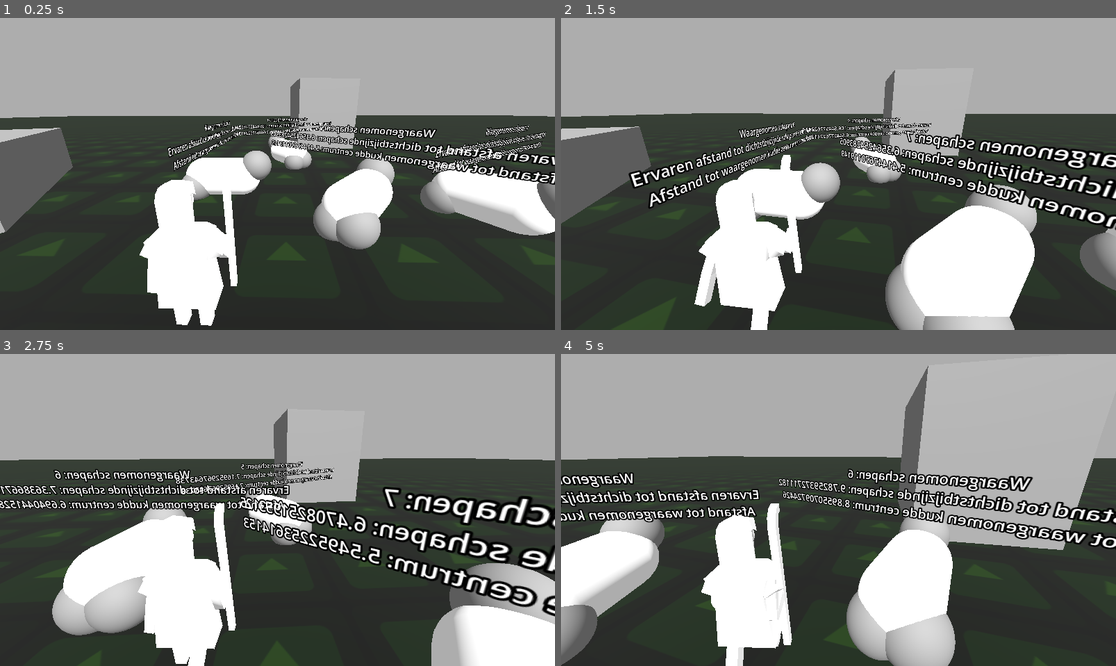
Above: before the commit, frames 1-4 (two rows, left to right).
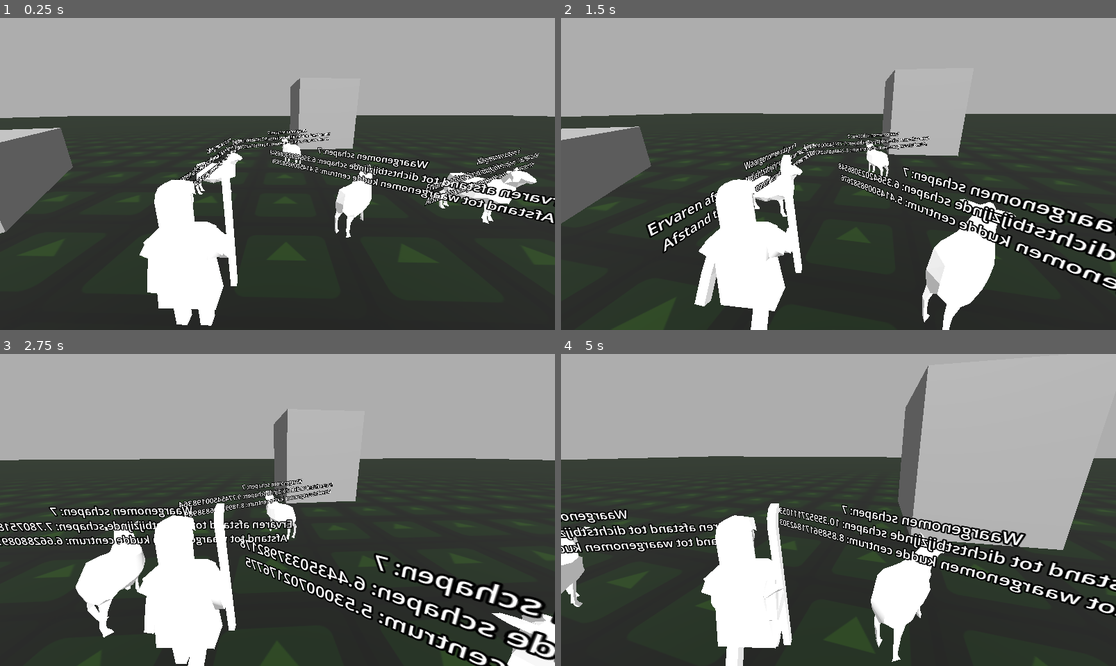
Above: after the commit, the same moments.

Repository: StudioZonnevang/Herda
Game: Godot game, scene res://Environments/veld.tscn
Two runs of this game, one before a commit and one after it. Both use one fixed random seed, a clock stepped at 60 frames per second and the inputs below. The engine's default icon, where the game draws it, is replaced by a stand-in: a white triangle on a blue panel in a dark square.
Inputs (mouse positions are in pixels of both pictures, inside the frame that each line leads up to):
- Up to frame 1 (0.25 s): no input
- Up to frame 2 (1.5 s): tap Enter at 0.5 s; move the mouse to (866, 174) at 0.52 s; hold W (walk forward) from 0.53 s (still down); click (866, 174) at 0.6 s; move the mouse to (810, 174) at 1.27 s; click (810, 174) at 1.35 s
- Up to frame 3 (2.75 s): keep holding W (walk forward); move the mouse to (288, 503) at 2.02 s; click (288, 503) at 2.1 s
- Up to frame 4 (5 s): keep holding W (walk forward); move the mouse to (832, 516) at 2.77 s; click (832, 516) at 2.85 s; move the mouse to (877, 513) at 3.52 s; click (877, 513) at 3.6 s; move the mouse to (794, 506) at 4.27 s; click (794, 506) at 4.35 s

The runs differ from the first frame. In frame 1, 12% of the frame differs, in the area x 30-100%, y 31-75%; in frame 2, 19%; in frame 3, 23%, in the area x 0-100%, y 34-100%; in frame 4, 21%.

Commit message:
schaap model en animatie, kleine voeding update

Diff:
--- a/herda-godot/Code/Scripts/schaap.gd
+++ b/herda-godot/Code/Scripts/schaap.gd
@@ -6,18 +6,23 @@
 @export var cam: Camera3D
 @export var debug_label : Label3D
 var debug_text = []
+var debug_sphere : MeshInstance3D
 
 @onready var body : MeshInstance3D = find_child("Body")
 
 ### Schaap movement ###
+var animation_tree: AnimationTree
 var speed : float
+var looking_direction: float
 @export var max_speed : float = 30
 @export var turn_speed : float = 1
+@export var head_turn_speed: float = 3
 @export var schaap_acceleration: float = 1
 
 @export var minimum_behoefte: float = 0.01
 
 @export var honger_increment: float = 0.001 # 0.001 = 0.1% per second
+var maag1 = 0 #part of temporary eating logic
 
 @export var behoefte_persoonlijke_ruimte_falloff: float = 0.5
 @export var irritatie_afstanden = {
@@ -39,6 +44,8 @@
 ### Schaap eigenschap ###
 enum kudde_staat {bewegend, rust}
 enum sekse {jonge_ooi, volwassen_ooi, jonge_ram, volwassen_ram}
+enum animation_state {idle, verplaatsing, grazend}
+var my_animation_state = animation_state.idle
 var waargenomen_kudde_staat = kudde_staat.rust
 var gebroken : bool
 var wolligheid : float
@@ -56,8 +63,17 @@
 func _ready() -> void:
 	if(herder_scene != null):
 		mijn_herder = herder_scene.find_child("herder")
+	animation_tree = find_child("schaap animation tree")
+
+	if debug_mode and cam != null:
+		debug_sphere = get_parent().get_parent().find_child("Debug_sphere")
 
 func _physics_process(delta: float) -> void:
+	animation_tree.set("parameters/walking/move speed/scale", velocity.length() * 2.0) #SCHAAP MOVES 0.5M in 32 FRAMES! IE  ONE FULL WALK CYCLE
+	if(velocity.length() < 0.05):
+		velocity = Vector3(0,0,0)
+		return
+	my_animation_state = animation_state.verplaatsing
 	move_and_slide()
 
 # Called every frame. 'delta' is the elapsed time since the previous frame.
@@ -69,14 +85,19 @@
 	update_behoefte_persoonlijke_ruimte()
 	update_behoefte_gezelligheid()
 
+	if debug_mode:
+		update_debug_panel()
+	if debug_sphere:
+		look_towards(delta, debug_sphere.global_position)
+
 	match [minimum_behoefte, behoefte_voeding, behoefte_persoonlijke_ruimte, behoefte_gezelligheid].max() :
-		behoefte_voeding : voeding_logica()
+		behoefte_voeding : voeding_logica(delta)
 		behoefte_persoonlijke_ruimte : persoonlijke_ruimte_logica(delta)
 		behoefte_gezelligheid : gezelligheid_logica(delta)
-		minimum_behoefte: verplaatsen_gebied(delta)
-
-	if debug_mode:
-		update_debug_panel()
+		minimum_behoefte:
+			my_animation_state = animation_state.idle
+			verplaatsen_gebied(delta)
+
 
 # welke schapen neemt het schaap waar. hoeft mss niet elk frame.
 func update_waargenomen_schapen() -> void:
@@ -151,10 +172,17 @@
 	add_to_debug_panel("Ervaren afstand tot dichtstbijzijnde schapen: ", ervaren_afstand_dichtstbijzijnde_schapen)
 	add_to_debug_panel("Afstand tot waargenomen kudde centrum: ", afstand_tot_kudde_centrum)
 
-# bepaald de manier waarop de behoefte vervuld wordt
-func voeding_logica() -> void:
+# bepaalt de manier waarop de behoefte vervuld wordt
+func voeding_logica(delta) -> void:
 	# GRAZEN PLACEHOLDER:
-	behoefte_voeding = 0
+	if velocity.length() > 0:
+		verplaatsen_gebied(delta)
+		return
+	my_animation_state = animation_state.grazend
+	maag1 += delta
+	if(maag1 > 3.0):
+		maag1 = 0
+		behoefte_voeding = 0
 
 func persoonlijke_ruimte_logica(delta) -> void:
 	# is just a redirection now. movement logic is called from verplaatsen_gebied
@@ -190,7 +218,7 @@
 
 	run_goal = Vector3(run_goal.x, 0, run_goal.y)
 	if(run_goal.length_squared() > 0):
-		schaap_orienteren(global_position - run_goal, delta)
+		schaap_orienteren(global_position + run_goal, delta)
 	velocity += (run_goal * max_speed * [behoefte_voeding, behoefte_persoonlijke_ruimte, behoefte_gezelligheid].max() - velocity) * delta * schaap_acceleration
 
 func verplaatsen_doel(goal, delta) -> void:
@@ -212,10 +240,21 @@
 
 func schaap_orienteren(target : Vector3, delta : float) -> void:
 	var vector_to_target = target - global_position
-	var angle_to_target = Vector2(vector_to_target.x, vector_to_target.z).angle() + 0.5*PI
-	var atc =  -angle_to_target - global_rotation.y#deg_to_rad(direction.y)
+	var angle_to_target = Vector2(vector_to_target.x, vector_to_target.z).angle() - 0.5*PI
+	var atc =  -angle_to_target - global_rotation.y
 	if abs(atc) > PI: atc = atc + (2*PI if atc < 0 else -2*PI)
 	rotation.y += atc * turn_speed * delta
+	look_towards(delta, null, atc)
+
+func look_towards(delta : float, target = null, atc = null) -> void:
+	if atc == null and target != null:
+		var vector_to_target = target - global_position
+		var angle_to_target = Vector2(vector_to_target.x, vector_to_target.z).angle() - 0.5*PI
+		atc =  -angle_to_target - global_rotation.y
+		if abs(atc) > PI: atc = atc + (2*PI if atc < 0 else -2*PI)
+	looking_direction += (-atc - looking_direction) * head_turn_speed * delta
+	animation_tree.set("parameters/view dir/blend_position", looking_direction*0.7)
+	animation_tree.set("parameters/walking/view dir/blend_position", looking_direction*0.7)
 
 ### Debugging ###
 
--- a/herda-godot/Environments/debug_scene.tscn
+++ b/herda-godot/Environments/debug_scene.tscn
@@ -30,7 +30,7 @@
 [node name="veld" type="Node3D" unique_id=758643933]
 
 [node name="schapen" type="Node3D" parent="." unique_id=808041578]
-transform = Transform3D(0.004660069, 0, -0.99998915, 0, 1, 0, 0.99998915, 0, 0.004660069, -3.2685547, 0.45422363, 1.6965332)
+transform = Transform3D(0.004660069, 0, -0.99998915, 0, 1, 0, 0.99998915, 0, 0.004660069, -3.269, 0, 1.697)
 
 [node name="Schaap" parent="schapen" unique_id=267504549 node_paths=PackedStringArray("cam") instance=ExtResource("3_bski0")]
 cam = NodePath("../../Camera3D")
@@ -64,7 +64,7 @@
 cam = NodePath("../../Camera3D")
 
 [node name="Camera3D" type="Camera3D" parent="." unique_id=1317603994 node_paths=PackedStringArray("debug_sphere")]
-transform = Transform3D(-4.371139e-08, -1, 0, -4.371139e-08, 1.9106855e-15, 1, -1, 4.371139e-08, -4.371139e-08, 0.6739297, 20.84056, 2.844655)
+transform = Transform3D(-4.371139e-08, -1, 0, -4.371139e-08, 1.9106855e-15, 1, -1, 4.371139e-08, -4.371139e-08, -3.5584922, 15.189713, 0.98564625)
 script = ExtResource("2_rbvbe")
 debug_sphere = NodePath("../Debug_sphere")
 
--- a/herda-godot/Environments/veld.tscn
+++ b/herda-godot/Environments/veld.tscn
@@ -73,33 +73,33 @@
 [node name="schapen" type="Node3D" parent="." unique_id=1378710940]
 
 [node name="Schaap" parent="schapen" unique_id=267504549 node_paths=PackedStringArray("herder_scene") instance=ExtResource("2_kiesj")]
-transform = Transform3D(0.004660069, 0, -0.99998915, 0, 1, 0, 0.99998915, 0, 0.004660069, -3.2685547, 0.45422363, 1.6965332)
+transform = Transform3D(0.004660069, 0, -0.99998915, 0, 1, 0, 0.99998915, 0, 0.004660069, -3.2685547, 0, 1.6965332)
 herder_scene = NodePath("../../herder_scene")
 
 [node name="Schaap4" parent="schapen" unique_id=670988552 node_paths=PackedStringArray("herder_scene") instance=ExtResource("2_kiesj")]
-transform = Transform3D(0.7903155, 0, -0.61270016, 0, 1, 0, 0.61270016, 0, 0.7903155, -3.083496, 0.45422363, 4.8344727)
+transform = Transform3D(0.7903155, 0, -0.61270016, 0, 1, 0, 0.61270016, 0, 0.7903155, -3.083496, 0, 4.8344727)
 herder_scene = NodePath("../../herder_scene")
 
 [node name="Schaap5" parent="schapen" unique_id=32996501 node_paths=PackedStringArray("herder_scene") instance=ExtResource("2_kiesj")]
-transform = Transform3D(0.007277906, 0, 0.99997354, 0, 1, 0, -0.99997354, 0, 0.007277906, -0.67785645, 0.45422363, -3.63385)
+transform = Transform3D(0.007277906, 0, 0.99997354, 0, 1, 0, -0.99997354, 0, 0.007277906, -0.678, 0, -3.634)
 herder_scene = NodePath("../../herder_scene")
 
 [node name="Schaap6" parent="schapen" unique_id=655873081 node_paths=PackedStringArray("herder_scene") instance=ExtResource("2_kiesj")]
-transform = Transform3D(0.8752451, 0, 0.48367968, 0, 1, 0, -0.48367968, 0, 0.8752451, 5.131836, 0.45422363, -2.326294)
+transform = Transform3D(0.8752451, 0, 0.48367968, 0, 1, 0, -0.48367968, 0, 0.8752451, 5.131836, 0, -2.326294)
 herder_scene = NodePath("../../herder_scene")
 
 [node name="Schaap7" parent="schapen" unique_id=459055785 node_paths=PackedStringArray("herder_scene") instance=ExtResource("2_kiesj")]
-transform = Transform3D(-0.7741387, 0, 0.63301605, 0, 1, 0, -0.63301605, 0, -0.7741387, 2.4763184, 0.45422363, -2.2089233)
+transform = Transform3D(-0.7741387, 0, 0.63301605, 0, 1, 0, -0.63301605, 0, -0.7741387, 2.4763184, 0, -2.2089233)
 herder_scene = NodePath("../../herder_scene")
 
 [node name="Schaap8" parent="schapen" unique_id=776454124 node_paths=PackedStringArray("herder_scene") instance=ExtResource("2_kiesj")]
-transform = Transform3D(-0.8359223, 0, -0.5488478, 0, 1, 0, 0.5488478, 0, -0.8359223, 1.1546631, 0.45422363, -7.020996)
+transform = Transform3D(-0.8359223, 0, -0.5488478, 0, 1, 0, 0.5488478, 0, -0.8359223, 1.1546631, 0, -7.020996)
 herder_scene = NodePath("../../herder_scene")
 
 [node name="Schaap2" parent="schapen" unique_id=1086239353 node_paths=PackedStringArray("herder_scene") instance=ExtResource("2_kiesj")]
-transform = Transform3D(0.8267273, 0, 0.56260294, 0, 1, 0, -0.56260294, 0, 0.8267273, 2.6427002, 0.45422363, 1.6218872)
+transform = Transform3D(0.8267273, 0, 0.56260294, 0, 1, 0, -0.56260294, 0, 0.8267273, 2.6427002, 0, 1.6218872)
 herder_scene = NodePath("../../herder_scene")
 
 [node name="Schaap3" parent="schapen" unique_id=1183785107 node_paths=PackedStringArray("herder_scene") instance=ExtResource("2_kiesj")]
-transform = Transform3D(0.45509425, 0, -0.8904433, 0, 1, 0, 0.8904433, 0, 0.45509425, 0.49694824, 0.45422363, 4.5443726)
+transform = Transform3D(0.45509425, 0, -0.8904433, 0, 1, 0, 0.8904433, 0, 0.45509425, 0.49694824, 0, 4.5443726)
 herder_scene = NodePath("../../herder_scene")
--- a/herda-godot/Prefabs/schaap.tscn
+++ b/herda-godot/Prefabs/schaap.tscn
@@ -1,25 +1,141 @@
 [gd_scene format=3 uid="uid://cgb4u6fgjtacl"]
 
-[ext_resource type="Material" uid="uid://ch0net5hgvigx" path="res://Materials/schaap-material.tres" id="1_3k1mh"]
 [ext_resource type="Script" uid="uid://cd0dkjl7r6ngh" path="res://Code/Scripts/schaap.gd" id="1_5i12d"]
-
-[sub_resource type="CapsuleMesh" id="CapsuleMesh_3k1mh"]
+[ext_resource type="PackedScene" uid="uid://dx62qgb7p86t6" path="res://Models/schaap.glb" id="2_v8lhw"]
 
 [sub_resource type="BoxShape3D" id="BoxShape3D_v8lhw"]
-size = Vector3(0.6040039, 0.9840088, 1.303894)
+size = Vector3(0.42633057, 0.8864136, 1.1478729)
 
-[sub_resource type="SphereMesh" id="SphereMesh_v8lhw"]
-radius = 0.4
-height = 0.8
+[sub_resource type="AnimationNodeAnimation" id="AnimationNodeAnimation_v8lhw"]
+animation = &"eat"
+
+[sub_resource type="AnimationNodeAnimation" id="AnimationNodeAnimation_as3kk"]
+animation = &"look left"
+
+[sub_resource type="AnimationNodeAnimation" id="AnimationNodeAnimation_3c27b"]
+animation = &"look right"
+
+[sub_resource type="AnimationNodeAnimation" id="AnimationNodeAnimation_ehcn7"]
+animation = &"rest"
+
+[sub_resource type="AnimationNodeBlendSpace1D" id="AnimationNodeBlendSpace1D_h1jc4"]
+blend_point_0/node = SubResource("AnimationNodeAnimation_as3kk")
+blend_point_0/pos = -1.0
+blend_point_1/node = SubResource("AnimationNodeAnimation_3c27b")
+blend_point_1/pos = 1.0
+blend_point_2/node = SubResource("AnimationNodeAnimation_ehcn7")
+blend_point_2/pos = 0.0
+
+[sub_resource type="AnimationNodeAnimation" id="AnimationNodeAnimation_1dueo"]
+animation = &"walk"
+advance_on_start = true
+
+[sub_resource type="AnimationNodeBlend2" id="AnimationNodeBlend2_as3kk"]
+filter_enabled = true
+filters = ["schaap skelet/Skeleton3D:kop", "schaap skelet/Skeleton3D:nek", "schaap skelet/Skeleton3D:oor links 1", "schaap skelet/Skeleton3D:oor links 2", "schaap skelet/Skeleton3D:oor rechts 1", "schaap skelet/Skeleton3D:oor rechts 2", "schaap skelet/Skeleton3D:rug 2"]
+
+[sub_resource type="AnimationNodeTimeScale" id="AnimationNodeTimeScale_3c27b"]
+
+[sub_resource type="AnimationNodeAnimation" id="AnimationNodeAnimation_t2u00"]
+animation = &"look left"
+
+[sub_resource type="AnimationNodeAnimation" id="AnimationNodeAnimation_64jm5"]
+animation = &"look right"
+
+[sub_resource type="AnimationNodeAnimation" id="AnimationNodeAnimation_uvbyt"]
+animation = &"rest"
+
+[sub_resource type="AnimationNodeBlendSpace1D" id="AnimationNodeBlendSpace1D_ehcn7"]
+blend_point_0/node = SubResource("AnimationNodeAnimation_t2u00")
+blend_point_0/pos = -0.7
+blend_point_1/node = SubResource("AnimationNodeAnimation_64jm5")
+blend_point_1/pos = 0.7
+blend_point_2/node = SubResource("AnimationNodeAnimation_uvbyt")
+blend_point_2/pos = 0.0
+min_space = -0.75
+max_space = 0.75
+
+[sub_resource type="AnimationNodeBlendTree" id="AnimationNodeBlendTree_h1jc4"]
+graph_offset = Vector2(-136.60138, -2.3511734)
+nodes/output/position = Vector2(1280, 300)
+nodes/Animation/node = SubResource("AnimationNodeAnimation_1dueo")
+nodes/Animation/position = Vector2(560, 220)
+nodes/Blend2/node = SubResource("AnimationNodeBlend2_as3kk")
+nodes/Blend2/position = Vector2(1000, 280)
+"nodes/view dir/node" = SubResource("AnimationNodeBlendSpace1D_ehcn7")
+"nodes/view dir/position" = Vector2(780, 420)
+"nodes/move speed/node" = SubResource("AnimationNodeTimeScale_3c27b")
+"nodes/move speed/position" = Vector2(740, 220)
+node_connections = [&"output", 0, &"Blend2", &"Blend2", 0, &"move speed", &"Blend2", 1, &"view dir", &"move speed", 0, &"Animation"]
+
+[sub_resource type="AnimationNodeStateMachineTransition" id="AnimationNodeStateMachineTransition_ygnnh"]
+xfade_time = 0.5
+advance_mode = 2
+advance_expression = "velocity.length() == 0"
+
+[sub_resource type="AnimationNodeStateMachineTransition" id="AnimationNodeStateMachineTransition_jbsuk"]
+xfade_time = 0.5
+advance_mode = 2
+advance_expression = "velocity.length() > 0"
+
+[sub_resource type="AnimationNodeStateMachineTransition" id="AnimationNodeStateMachineTransition_2pjk1"]
+xfade_time = 0.5
+advance_mode = 2
+advance_expression = "my_animation_state == animation_state.grazend"
+
+[sub_resource type="AnimationNodeStateMachineTransition" id="AnimationNodeStateMachineTransition_yt3ho"]
+xfade_time = 0.5
+advance_mode = 2
+advance_expression = "my_animation_state != animation_state.grazend"
+
+[sub_resource type="AnimationNodeStateMachineTransition" id="AnimationNodeStateMachineTransition_husc5"]
+advance_mode = 2
+
+[sub_resource type="AnimationNodeStateMachine" id="AnimationNodeStateMachine_yt3ho"]
+states/Start/position = Vector2(223, 162)
+states/eat/node = SubResource("AnimationNodeAnimation_v8lhw")
+states/eat/position = Vector2(609, 228)
+"states/view dir/node" = SubResource("AnimationNodeBlendSpace1D_h1jc4")
+"states/view dir/position" = Vector2(396, 162)
+states/walking/node = SubResource("AnimationNodeBlendTree_h1jc4")
+states/walking/position = Vector2(566, 56)
+transitions = ["walking", "view dir", SubResource("AnimationNodeStateMachineTransition_ygnnh"), "view dir", "walking", SubResource("AnimationNodeStateMachineTransition_jbsuk"), "view dir", "eat", SubResource("AnimationNodeStateMachineTransition_2pjk1"), "eat", "view dir", SubResource("AnimationNodeStateMachineTransition_yt3ho"), "Start", "view dir", SubResource("AnimationNodeStateMachineTransition_husc5")]
+graph_offset = Vector2(-56, 17)
 
 [node name="Schaap" type="CharacterBody3D" unique_id=258340122 node_paths=PackedStringArray("debug_label")]
 script = ExtResource("1_5i12d")
 debug_label = NodePath("Label3D")
 
-[node name="Body" type="MeshInstance3D" parent="." unique_id=1229517002]
-transform = Transform3D(1, 0, 0, 0, -4.371139e-08, 1, 0, -1, -4.371139e-08, 0, 0, 0)
-mesh = SubResource("CapsuleMesh_3k1mh")
-surface_material_override/0 = ExtResource("1_3k1mh")
+[node name="schaap2" parent="." unique_id=1055980013 instance=ExtResource("2_v8lhw")]
+transform = Transform3D(-1, 0, 8.742278e-08, 0, 1, 0, -8.742278e-08, 0, -1, 0, 0, -0.41341856)
+
+[node name="Skeleton3D" parent="schaap2/schaap skelet" parent_id_path=PackedInt32Array(1055980013, 385124278) index="0" unique_id=1231102615]
+bones/0/position = Vector3(2.0628791e-16, 0.76320016, 0.12581281)
+bones/1/rotation = Quaternion(0.08891427, -0.002437573, 0.0249753, 0.9957231)
+bones/2/position = Vector3(0.11239947, 0.28270054, -0.29042855)
+bones/2/rotation = Quaternion(-0.7232574, 0.04595625, 0.020051166, 0.6887559)
+bones/3/rotation = Quaternion(-0.00093436777, 0.00795032, -0.045646288, 0.9989257)
+bones/4/rotation = Quaternion(0.18668032, 6.8647277e-10, -3.5906638e-08, 0.98242074)
+bones/5/position = Vector3(-0.090023994, 0.29307848, -0.28801373)
+bones/5/rotation = Quaternion(-0.7246605, -0.009327763, -0.054281987, 0.68690145)
+bones/6/rotation = Quaternion(-0.00093434006, -0.007950234, 0.045646198, 0.9989257)
+bones/7/rotation = Quaternion(0.18668024, -6.580927e-10, -4.7971273e-08, 0.98242074)
+bones/8/rotation = Quaternion(0.4089272, -0.0002127653, -0.038913164, 0.91173697)
+bones/9/rotation = Quaternion(-0.6161338, -0.013401973, 0.01310096, 0.7874185)
+bones/10/rotation = Quaternion(-0.46101585, 0.5950919, 0.53204024, 0.387638)
+bones/11/rotation = Quaternion(-0.0047585503, 0.0019356709, -0.09612568, 0.99535596)
+bones/12/position = Vector3(0.054042373, 0.38331032, 0.04063538)
+bones/12/rotation = Quaternion(0.65296704, 0.72949725, 0.20296569, -0.016513314)
+bones/13/rotation = Quaternion(0.04527455, 0.40485597, 0.065368846, 0.91091645)
+bones/14/position = Vector3(0.098194614, 0.03346374, -0.29153913)
+bones/14/rotation = Quaternion(0.9422046, 0.038302023, 0.022481598, -0.33208135)
+bones/15/rotation = Quaternion(0.51509076, 0.015220073, 0.041723106, 0.8559843)
+bones/16/rotation = Quaternion(0.1740458, 7.5499207e-10, -4.257495e-08, 0.9847376)
+bones/17/position = Vector3(-0.10449559, 0.033256464, -0.28920782)
+bones/17/rotation = Quaternion(0.9422046, -0.038301904, -0.022482142, -0.33208138)
+bones/18/rotation = Quaternion(0.51509076, -0.015219924, -0.04172335, 0.8559843)
+bones/19/rotation = Quaternion(0.17404592, -3.668428e-09, -4.08474e-08, 0.98473763)
+bones/20/rotation = Quaternion(0.07847434, 2.3768337e-07, 3.3284691e-15, 0.9969161)
 
 [node name="Label3D" type="Label3D" parent="." unique_id=1756365708]
 transform = Transform3D(1, 0, 0, 0, 1, 0, 0, 0, 1, 0, 1.2538025, 0)
@@ -27,17 +143,17 @@
 "
 
 [node name="CollisionShape3D" type="CollisionShape3D" parent="." unique_id=1393164505]
-transform = Transform3D(1, 0, 0, 0, 1, 0, 0, 0, 1, 0.007080078, -0.003112793, 0.035614014)
+transform = Transform3D(1, 0, 0, 0, 1, 0, 0, 0, 1, -0.006164551, 0.5277346, -0.20547941)
 shape = SubResource("BoxShape3D_v8lhw")
 
-[node name="MeshInstance3D" type="MeshInstance3D" parent="." unique_id=2092126818]
-transform = Transform3D(1, 0, 0, 0, 1, 0, 0, 0, 1, 0, 0.3034668, 0.9075012)
-mesh = SubResource("SphereMesh_v8lhw")
+[node name="schaap animation tree" type="AnimationTree" parent="." unique_id=529737015]
+root_node = NodePath("../schaap2")
+tree_root = SubResource("AnimationNodeStateMachine_yt3ho")
+advance_expression_base_node = NodePath("..")
+anim_player = NodePath("../schaap2/AnimationPlayer")
+"parameters/view dir/blend_position" = 0.0
+parameters/walking/Blend2/blend_amount = 0.75
+"parameters/walking/view dir/blend_position" = 0.132
+"parameters/walking/move speed/scale" = 1.0
 
-[node name="MeshInstance3D2" type="MeshInstance3D" parent="." unique_id=1379439457]
-transform = Transform3D(1, 0, 0, 0, 1, 0, 0, 0, 1, -0.21569824, -0.21530533, -0.68237305)
-mesh = SubResource("SphereMesh_v8lhw")
-
-[node name="MeshInstance3D3" type="MeshInstance3D" parent="." unique_id=49331433]
-transform = Transform3D(1, 0, 0, 0, 1, 0, 0, 0, 1, 0.16519165, -0.25610733, -0.68237305)
-mesh = SubResource("SphereMesh_v8lhw")
+[editable path="schaap2"]
Not shown, added: herda-godot/Models/blender/schaap.blend.import
Binary file added: herda-godot/Models/schaap.glb
Not shown, added: herda-godot/Models/schaap.glb.import
Not shown, changed: herda-godot/Models/blender/herda.blend
Not shown, changed: herda-godot/Models/blender/herda.blend1
Not shown, added: herda-godot/Models/blender/herda.blend2
Not shown, added: herda-godot/Models/blender/herda.blend3
Not shown, added: herda-godot/Models/blender/herda.blend4
Not shown, added: herda-godot/Models/blender/herda.blend5
Not shown, added: herda-godot/Models/blender/schaap.blend
Not shown, added: herda-godot/Models/blender/schaap.blend1
Not shown, added: herda-godot/Models/blender/schaap.blend2
(and 3 more such lines)
